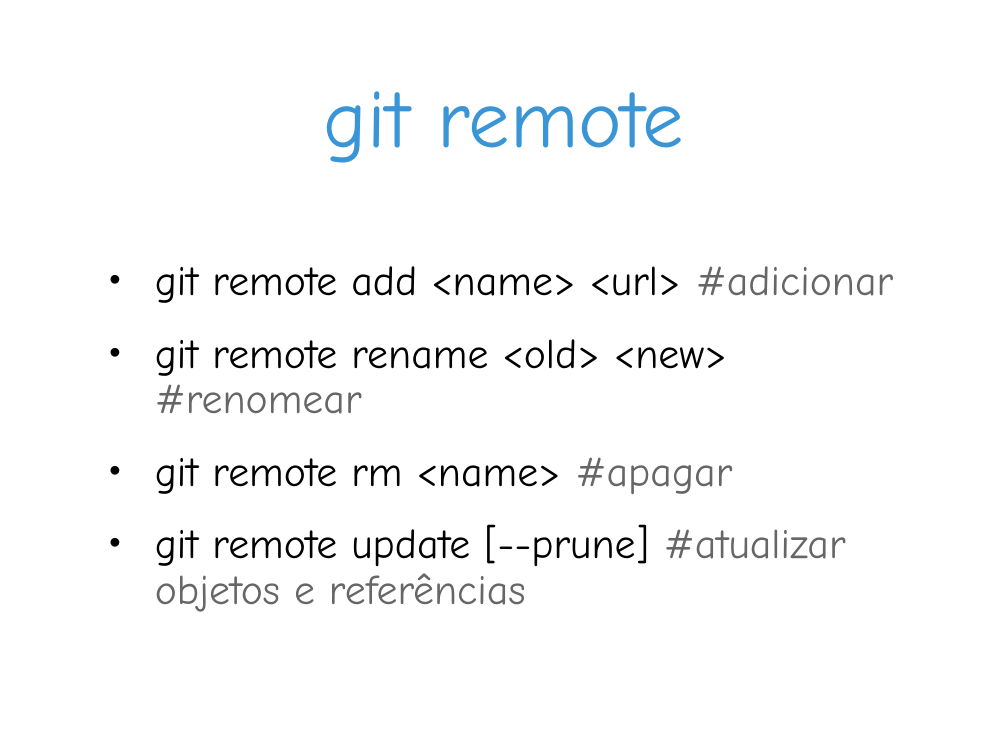
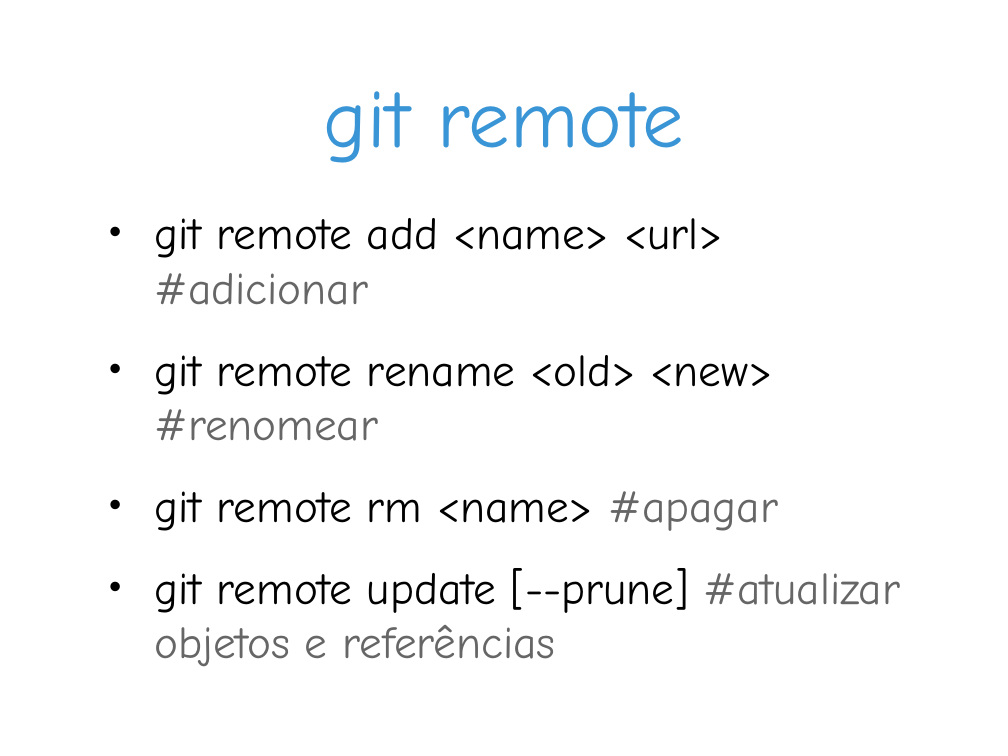
Before and after one commit to fernandocastor/aulas_floss, a slide deck: slide 26 of 07_Git/git.comandos.ppt. Drawn at 1008x756 pixels with LibreOffice and Linux fonts; fonts in the diff are those of the drawing; background and template pictures are left out. Boxes give left, top, right and bottom in pixels: in the first picture for what was removed or moved away, otherwise in the second. Text is boxed around its words. In the diff, an @@ line names an element or a change of style, - is before the commit and + after.

```diff
--- a/07_Git/git.comandos.ppt
+++ b/07_Git/git.comandos.ppt
@@ text "git remote add <name> <url> ..." moved from (x1=155, y1=266, x2=893, y2=612) to (x1=155, y1=218, x2=900, y2=667) @@
@@ text "git remote add <name> <url> ..." at (x1=155, y1=218, x2=900, y2=667): size 42.5 to 46 pt; line spacing 0.9 to 1 @@
```
Also in this commit, not shown: 12 other slides changed, 1 other file.
